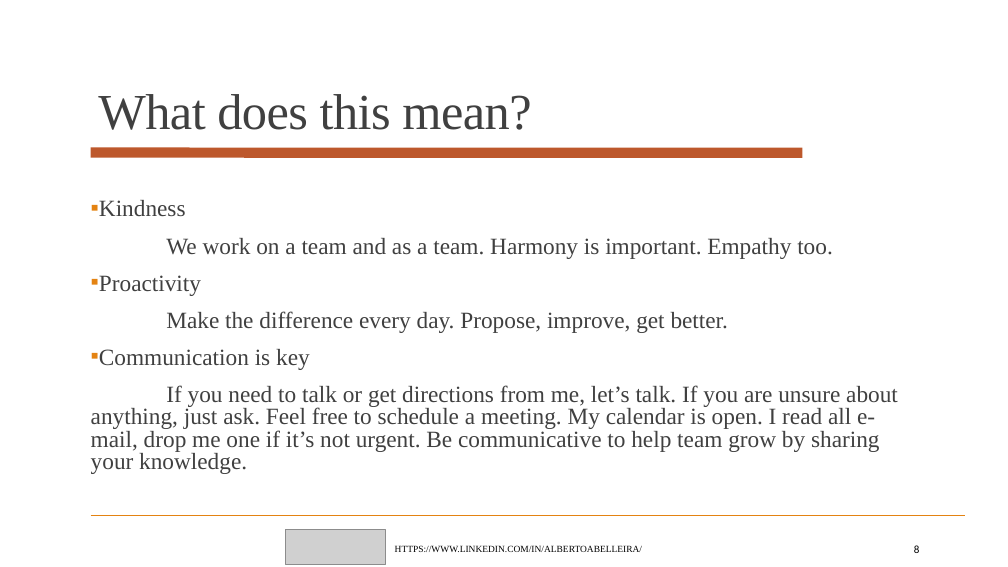
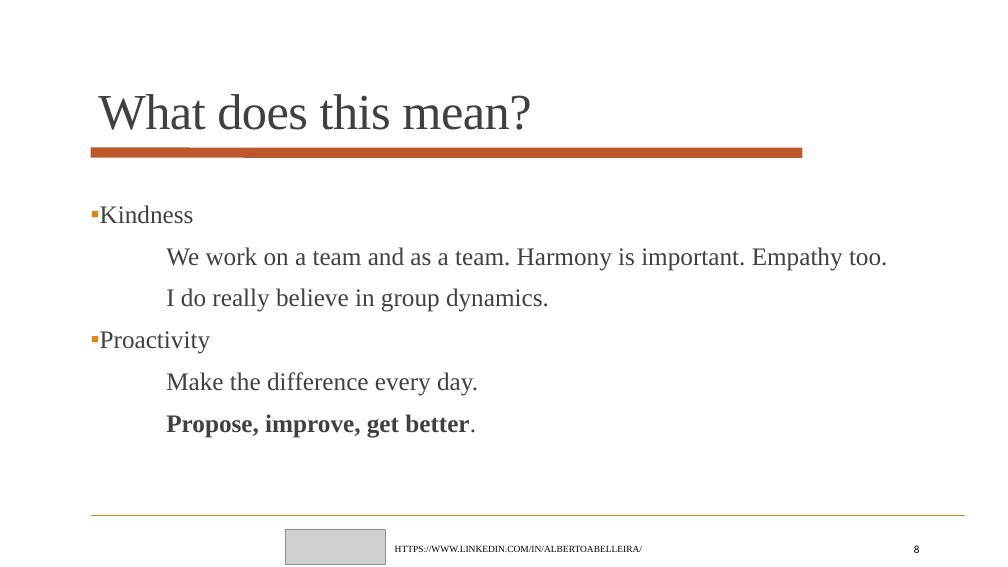
Before and after one commit to albertoabelleira/management, a slide deck: slide 8 of My_readme_as_a_manager.pptx. Drawn at 1008x567 pixels with LibreOffice and Linux fonts; fonts in the diff are those of the drawing; grey boxes stand for pictures. Boxes give left, top, right and bottom in pixels: in the first picture for what was removed or moved away, otherwise in the second. Text is boxed around its words. In the diff, an @@ line names an element or a change of style, - is before the commit and + after.

```diff
--- a/My_readme_as_a_manager.pptx
+++ b/My_readme_as_a_manager.pptx
@@ text at [100,205,887,354]: size 22.2 to 24 pt in "Kindness", "We work on a team and as ...", "Proactivity"; line spacing 0.8 to 0.9 @@
@@ text at [166,288,549,312]: paragraph added @@
+I do really believe in group dynamics.
@@ text at [166,372,478,438]: text changed; size 22.2 to 24 pt @@
-Make the difference every day. Propose, improve, get better.
-▪ Communication is key
-If you need to talk or get directions from me, let’s talk. If you are unsure about anything, just ask. Feel free to schedule a meeting. My calendar is open. I read all e-mail, drop me one if it’s not urgent. Be communicative to help team grow by sharing your knowledge.
+Make the difference every day.
+Propose, improve, get better.
```
Also in this commit, not shown: 4 other slides changed, 1 slide added.
